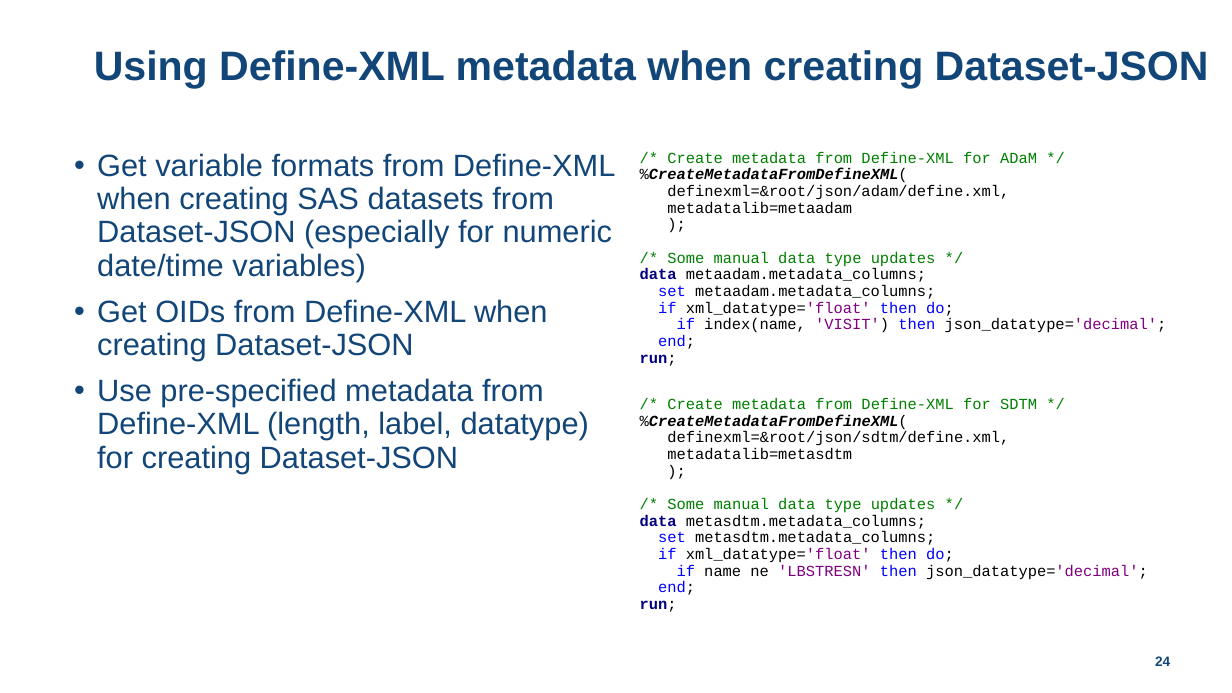
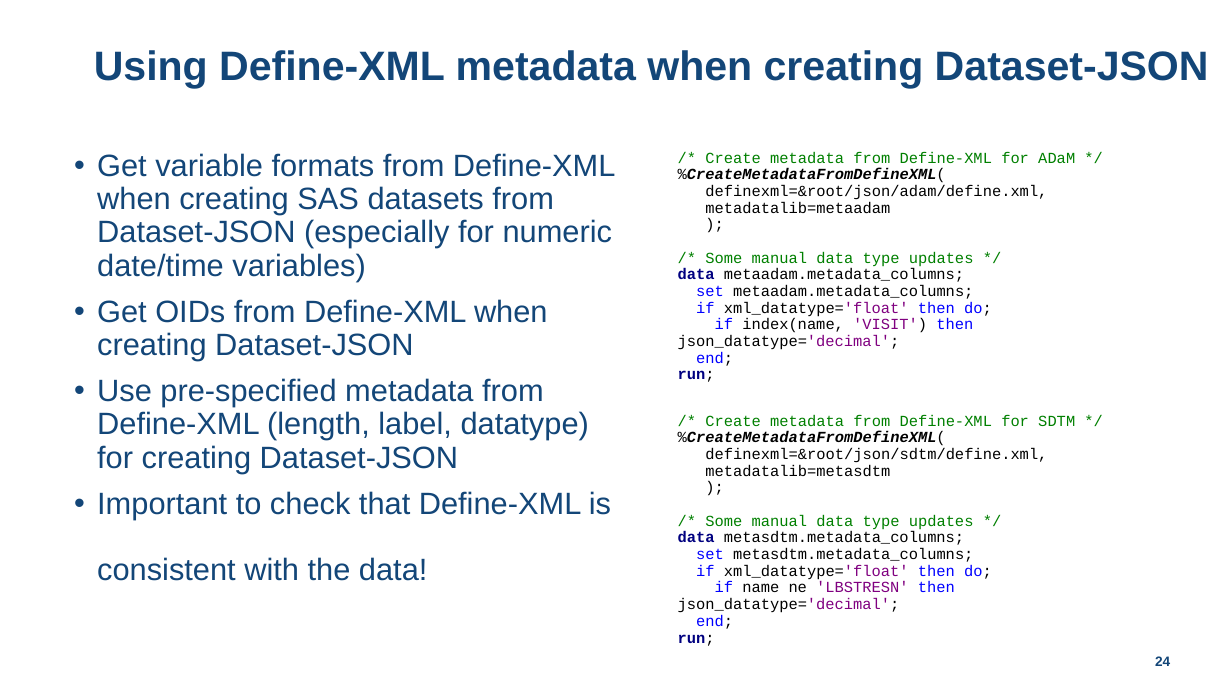
Before and after one commit to lexjansen/dataset-json-sas, a slide deck: slide 24 of doc/CDISC_COSA_webinar_20231005_dataset-json_SAS.pptx. Drawn at 1232x693 pixels with LibreOffice and Linux fonts; fonts in the diff are those of the drawing; background and template pictures are left out. Boxes give left, top, right and bottom in pixels: in the first picture for what was removed or moved away, otherwise in the second. Text is boxed around its words. In the diff, an @@ line names an element or a change of style, - is before the commit and + after.

```diff
--- a/doc/CDISC_COSA_webinar_20231005_dataset-json_SAS.pptx
+++ b/doc/CDISC_COSA_webinar_20231005_dataset-json_SAS.pptx
@@ text "/* Create metadata from Define-XML ..." rewrapped from (640,151,1167,612) to (678,151,1075,629) @@
@@ text at (97,491,611,581): paragraph added @@
+• Important to check that Define-XML is
+  consistent with the data!
```
Also in this commit, not shown: 3 other slides changed, 5 other files.
